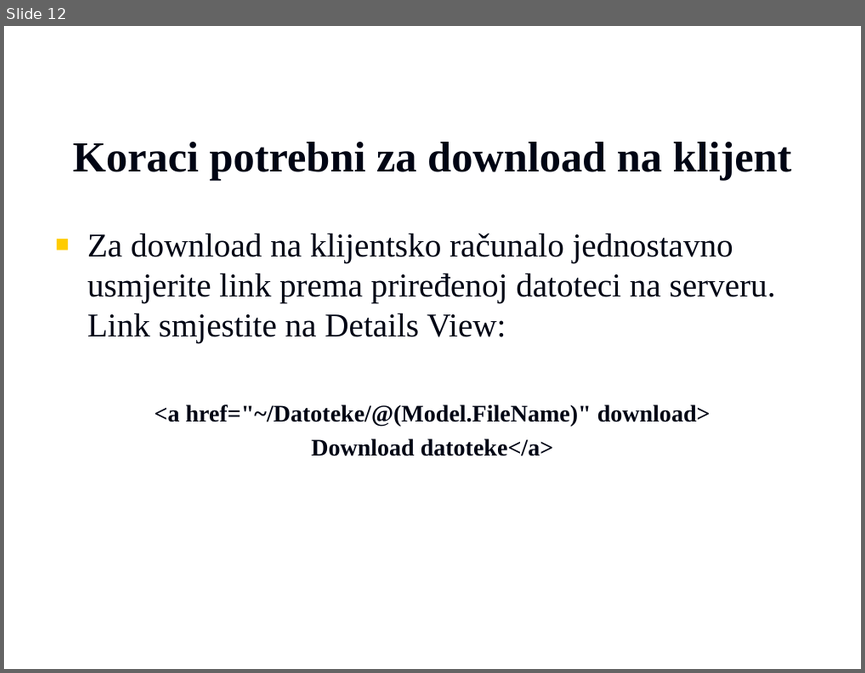
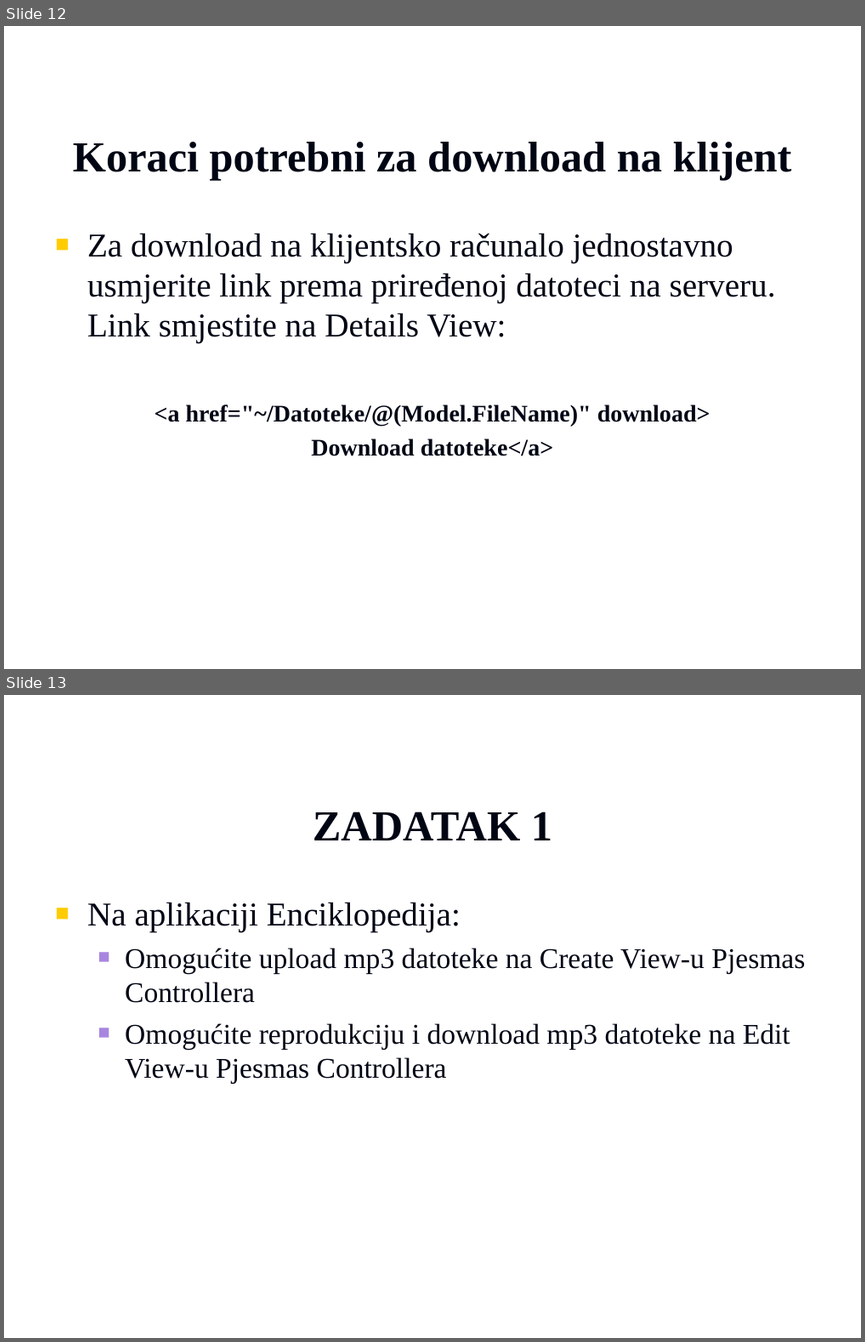
Before and after one commit to vzdesic/PZI, a slide deck: PPTs/MVC dodatak - file upload i download .ppt. Shown one above the other, each under a label of ours: slide 12 before the commit, slides 12 and 13 after it. The pictures are 865x673 and 865x1342 pixels, drawn with LibreOffice and Linux fonts; fonts in the diff are those of the drawing; background and template pictures are left out. Boxes give left, top, right and bottom in pixels: in the first picture for what was removed or moved away, otherwise in the second. Text is boxed around its words. In the diff, an @@ line names an element or a change of style, - is before the commit and + after.

Commit message:
Ažuriran file upload i download
vzdesic

```diff
--- a/PPTs/MVC dodatak - file upload i download .ppt
+++ b/PPTs/MVC dodatak - file upload i download .ppt
@@ slide 13 added at (4, 695, 861, 1338), background picture (left out) @@
@@ title added at (313, 811, 552, 840), 36 pt, text #000514, bold @@
+ZADATAK 1
@@ text added at (87, 902, 805, 1083), 24 pt, text #000514 @@
+■ Na aplikaciji Enciklopedija:
+  ■ Omogućite upload mp3 datoteke na Create View-u Pjesmas Controllera
+  ■ Omogućite reprodukciju i download mp3 datoteke na Edit View-u Pjesmas Controllera
```
Also in this commit, not shown: 1 other slide added, 2 other files.
